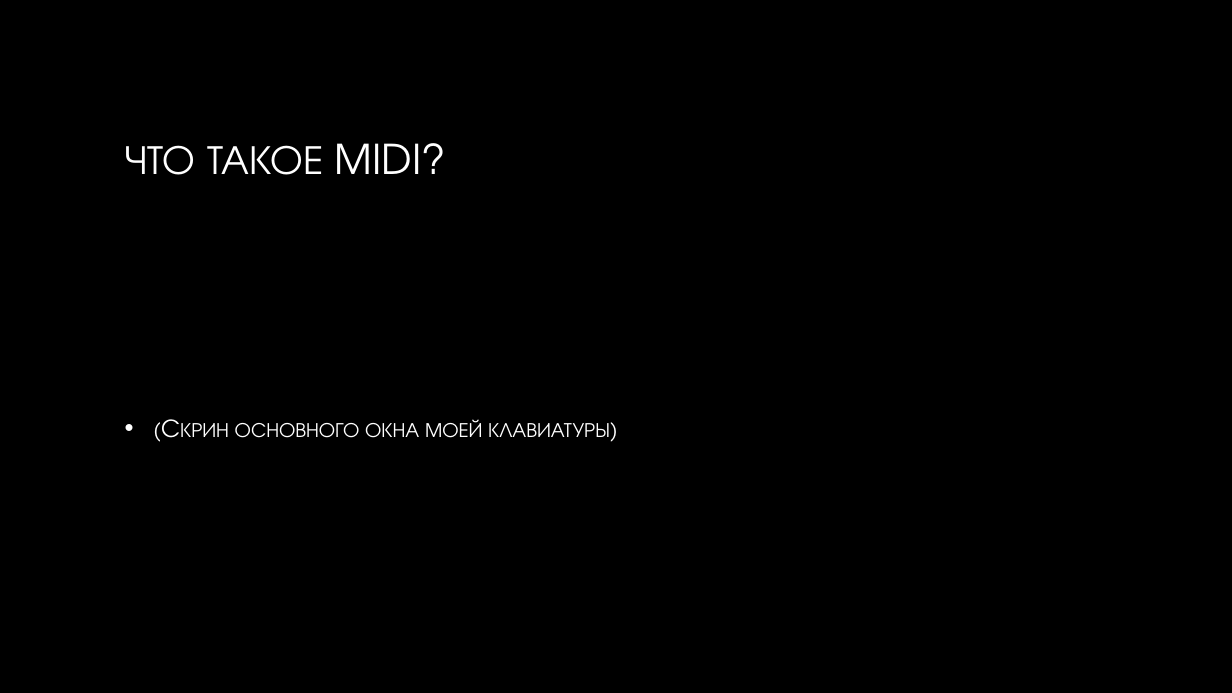
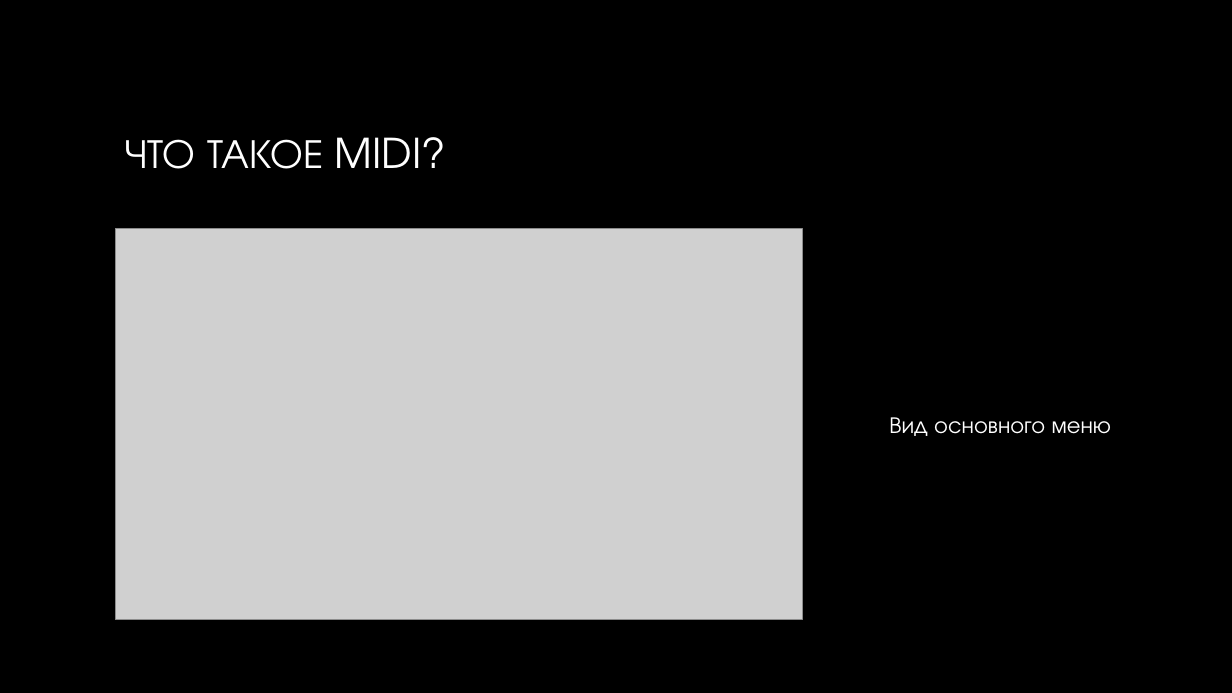
Before and after one commit to JIIMONCHIK/git_project1, a slide deck: slide 2 of MIDI-клавиатура.pptx. Drawn at 1232x693 pixels with LibreOffice and Linux fonts; fonts in the diff are those of the drawing; grey boxes stand for pictures; background and template pictures are left out. Boxes give left, top, right and bottom in pixels: in the first picture for what was removed or moved away, otherwise in the second. Text is boxed around its words. In the diff, an @@ line names an element or a change of style, - is before the commit and + after.

```diff
--- a/MIDI-клавиатура.pptx
+++ b/MIDI-клавиатура.pptx
@@ title "ЧТО ТАКОЕ MIDI?" moved from (x1=125, y1=143, x2=446, y2=175) to (x1=125, y1=137, x2=446, y2=169) @@
@@ picture added at (x1=116, y1=228, x2=802, y2=619) @@
@@ text removed at (x1=235, y1=419, x2=610, y2=438) @@
-• (Скрин основного окна моей клавиатуры)
@@ text added at (x1=889, y1=417, x2=1111, y2=436), 18 pt, text #FFFFFF @@
+Вид основного меню
```
Also in this commit, not shown: 1 other slide changed, 3 slides added, 3 slides removed, 1 other file.
